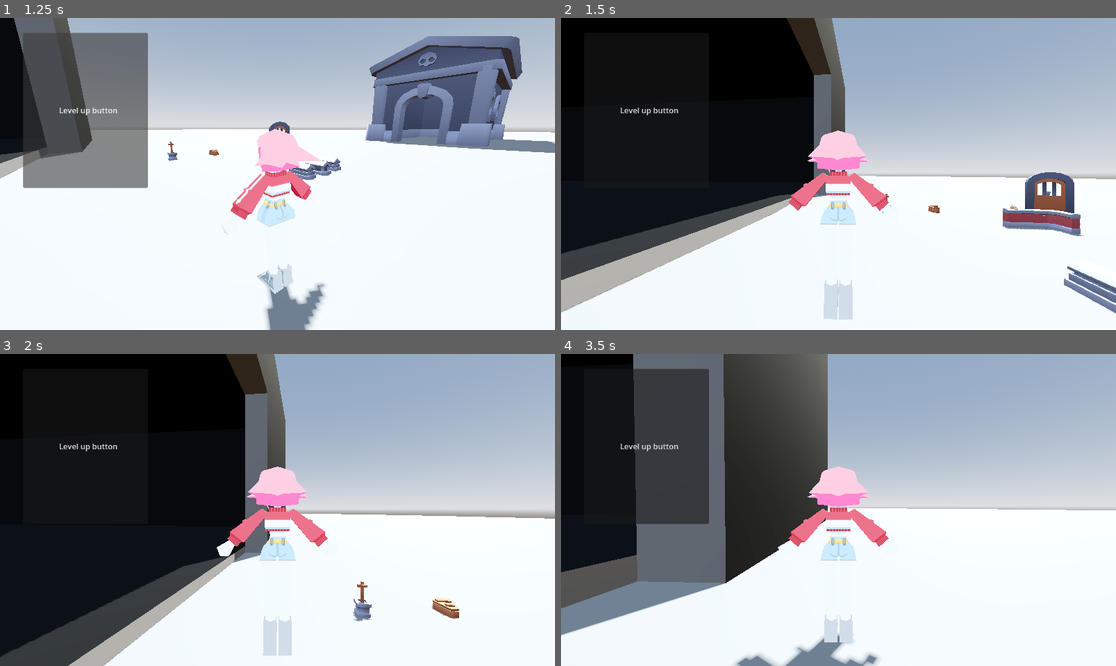
Above: before the commit, frames 1-4 (two rows, left to right).
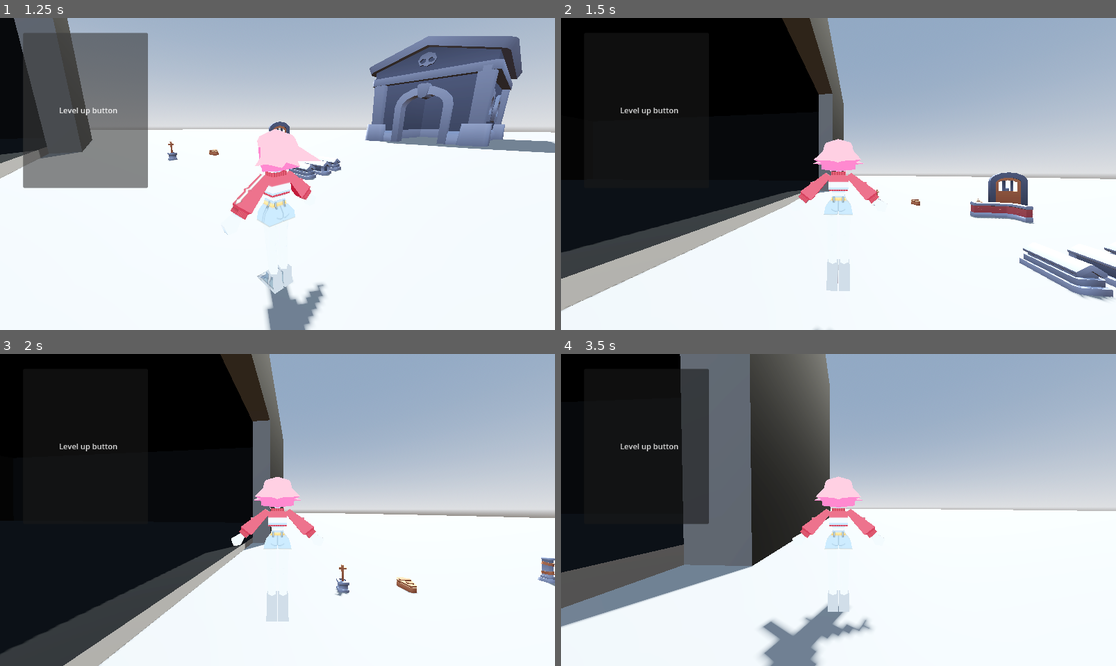
Above: after the commit, the same moments.

Repository: N1cePanda/ProjectSLP
Game: Godot game, scene res://scenes/Testingplayer.tscn
The game is run twice, just before and just after one commit, with the same random seed, the same clock (stepped at 60 frames per second) and the same inputs.
Inputs (mouse positions are in pixels of both pictures, inside the frame that each line leads up to):
- Up to frame 1 (1.25 s): click "Level up button" at 0.5 s
- Up to frame 2 (1.5 s): tap Enter (ui_accept) at 1.25 s; move the mouse to (866, 174) at 1.27 s; hold Up (ui_up) from 1.28 s (still down); hold Shift (Sprint) from 1.28 s (still down); click (866, 174) at 1.42 s
- Up to frame 3 (2 s): keep holding Up (ui_up); keep holding Shift (Sprint); tap Enter (ui_accept) at 1.52 s
- Up to frame 4 (3.5 s): keep holding Up (ui_up); move the mouse to (810, 510) at 2.02 s; release Shift (Sprint) at 2.03 s; tap Shift (Sprint) at 2.1 s; tap Enter (ui_accept) at 2.27 s; move the mouse to (849, 503) at 2.77 s; hold Shift (Sprint) from 2.78 s (still down)

Frame 1 is identical in both runs. In frame 2, 7.7% of the frame differs, in the area x 0-100%, y 0-100%; in frame 3, 6.1%; in frame 4, 15%.

Commit message:
Made fov increase when sprinting
title

Diff:
--- a/scripts/camera_rig.gd
+++ b/scripts/camera_rig.gd
@@ -3,6 +3,9 @@
 @onready var camera  : Camera3D = $Camera3D
 @export var turn_rate := 200
 @export var mouse_sens := .10
+@export var normal_fov := 75.0
+@export var sprint_fov := 90.0
+@export var fov_lerp_speed := 8.0
 @onready var player: CharacterBody3D = get_parent() #onready basically says for the script to start when seen, as _ready is the starter call for the tree to be read
 var camera_rig_height: float = position.y
 var mouse_input: Vector2 = Vector2() #stating that mouseinput, which is a vector, is a vector. Variables seems like they should be stated in start of script
@@ -19,6 +22,11 @@
 	rotation_degrees.y += look_input.x #end with output result
 	rotation_degrees.x += look_input.y
 	rotation_degrees.x = clampf(rotation_degrees.x, -45, 60)
+	var target_fov: = normal_fov
+	if Input.is_action_pressed("Sprint"):
+		target_fov = sprint_fov
+
+	camera.fov = lerp(camera.fov, target_fov, fov_lerp_speed * delta)
 
 
 
